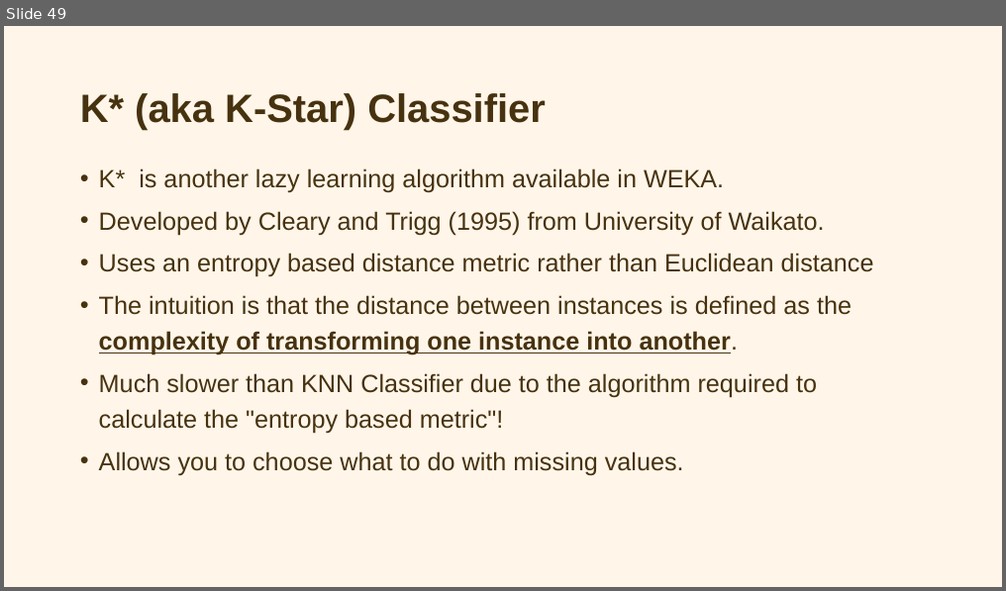
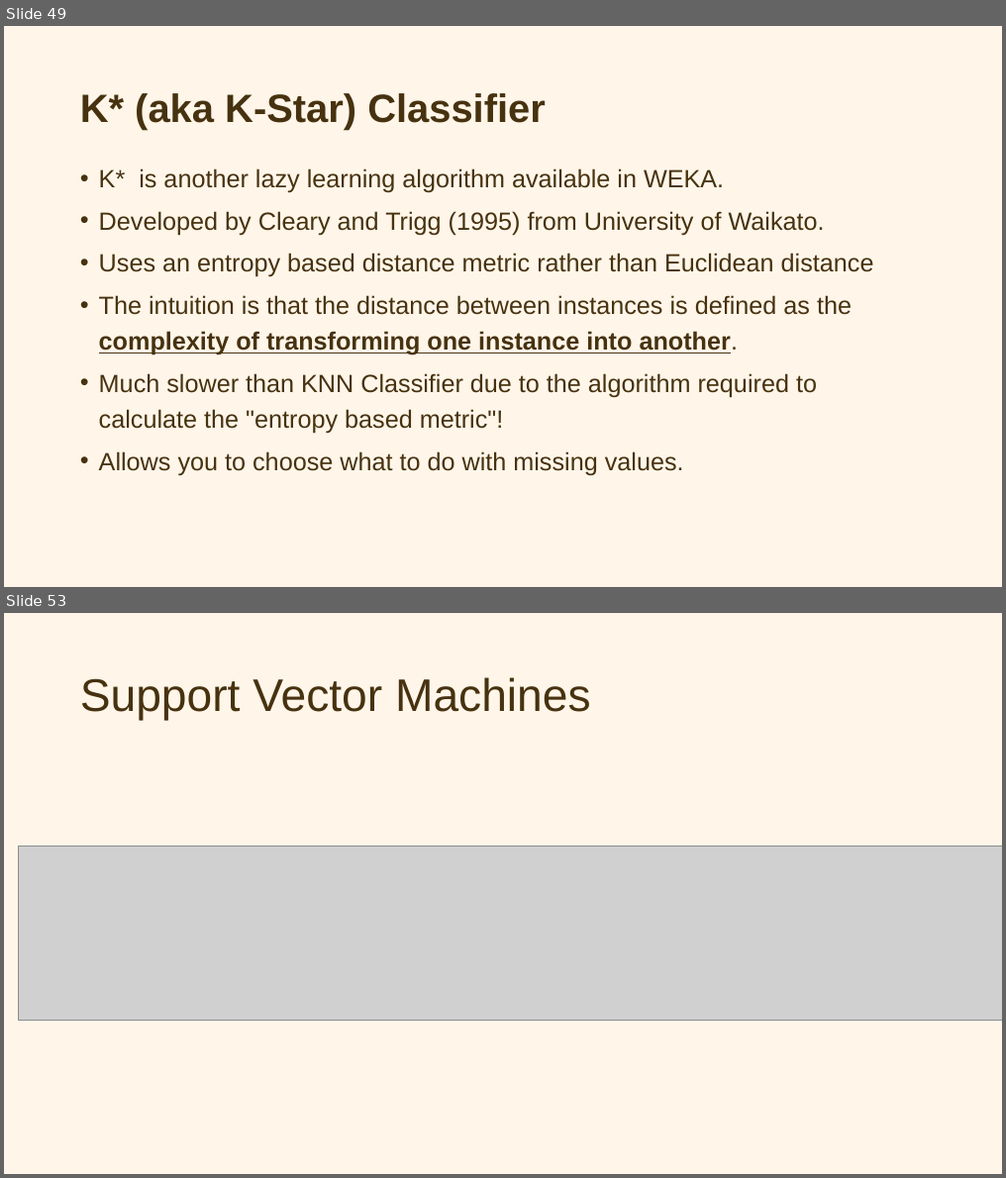
Before and after one commit to OEKundakcioglu/OEKundakcioglu.github.io, a slide deck: public/Week3/Week3.pptx. Shown one above the other, each under a label of ours: slide 49 before the commit, slides 49 and 53 after it; the slides between them are not shown. The pictures are 1006x591 and 1006x1178 pixels, drawn with LibreOffice and Linux fonts; fonts in the diff are those of the drawing; grey boxes stand for pictures. Boxes give left, top, right and bottom in pixels: in the first picture for what was removed or moved away, otherwise in the second. Text is boxed around its words. In the diff, an @@ line names an element or a change of style, - is before the commit and + after.

```diff
--- a/public/Week3/Week3.pptx
+++ b/public/Week3/Week3.pptx
@@ slide 53 added at <box>4,613,1002,1174</box>, background #FFF7E9 @@
@@ title added at <box>80,677,591,721</box>, 44 pt, text #473210 @@
+Support Vector Machines
@@ picture added at <box>18,846,1002,1020</box> @@
```
Also in this commit, not shown: 1 slide changed, 4 other slides added.
